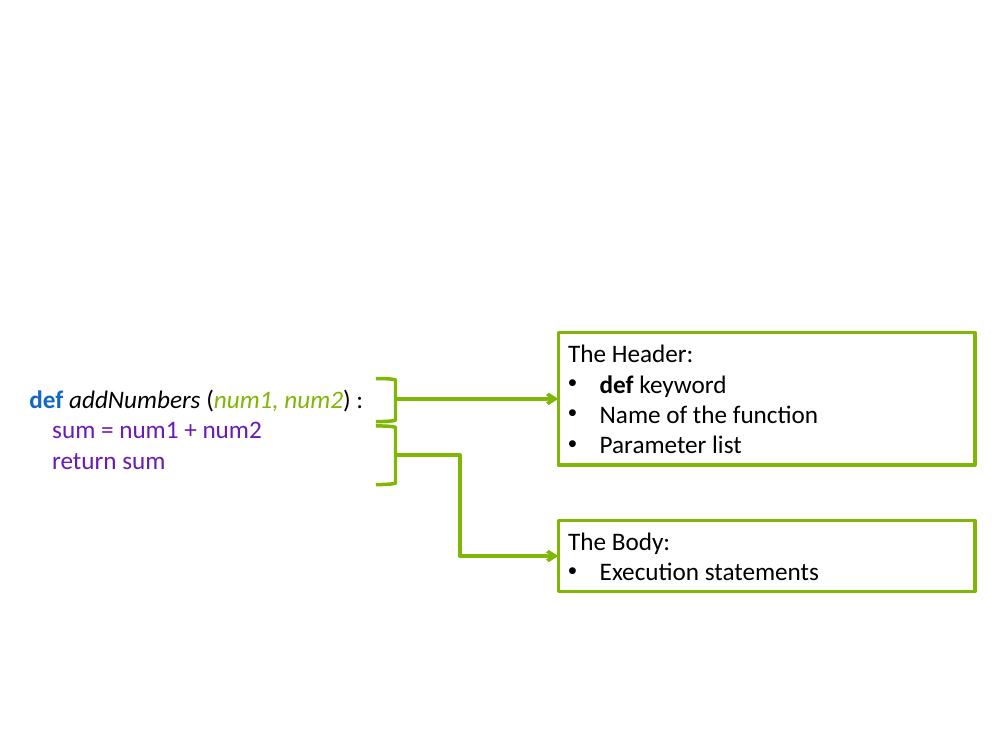
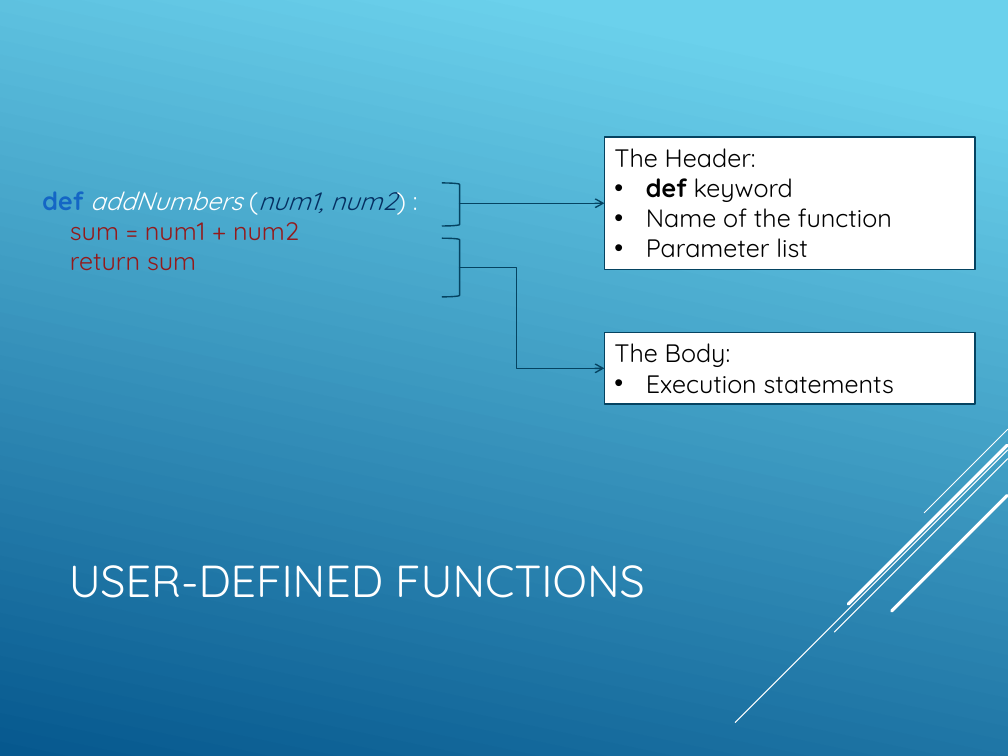
Before and after one commit to mmbader/PythonDojo, a slide deck: slide 4 of slides/klasse3.pptx. Drawn at 1008x756 pixels with LibreOffice and Linux fonts; fonts in the diff are those of the drawing; background and template pictures are left out. Boxes give left, top, right and bottom in pixels: in the first picture for what was removed or moved away, otherwise in the second. Text is boxed around its words. In the diff, an @@ line names an element or a change of style, - is before the commit and + after.

```diff
--- a/slides/klasse3.pptx
+++ b/slides/klasse3.pptx
@@ background picture (left out) to gradient #6ED2EB to #06588E @@
@@ rectangle "The Header:" resized from (x1=558, y1=333, x2=975, y2=465) to (x1=605, y1=137, x2=976, y2=269) @@
@@ rectangle "The Header:" at (x1=605, y1=137, x2=976, y2=269): font Calibri to Quicksand; outline #80B606 2.5 pt to #054361 1 pt @@
@@ text "def addNumbers (num1, num2) :" moved from (x1=29, y1=389, x2=350, y2=469) to (x1=42, y1=191, x2=396, y2=270) @@
@@ text "def addNumbers (num1, num2) :" at (x1=42, y1=191, x2=396, y2=270): font Calibri to Quicksand; text colour #000000 to #FFFFFF in "addNumbers (num1, num2) :"; text colour #80B606 to #052F61 in "(num1, num2)"; text colour #6A1BB4 to #941A1B in "sum = num1 + num2", "return sum" @@
@@ right bracket at (x1=443, y1=182, x2=460, y2=226): outline #80B606 2.5 pt to #054361 1 pt @@
@@ right bracket moved from (x1=376, y1=379, x2=395, y2=422) to (x1=443, y1=182, x2=460, y2=226) @@
@@ arrow moved from (395, 399) - (558, 399) to (460, 204) - (605, 204) @@
@@ arrow (460, 204) - (605, 204): stroke #80B606 2.5 pt to #054361 1 pt @@
@@ right bracket moved from (x1=376, y1=426, x2=395, y2=485) to (x1=443, y1=238, x2=460, y2=296) @@
@@ right bracket at (x1=443, y1=238, x2=460, y2=296): outline #80B606 2.5 pt to #054361 1 pt @@
@@ elbow arrow moved from (395, 456) - (558, 556) to (460, 267) - (605, 368) @@
@@ elbow arrow (460, 267) - (605, 368): stroke #80B606 2.5 pt to #054361 1 pt @@
@@ rectangle "The Body:" at (x1=605, y1=333, x2=976, y2=404): font Calibri to Quicksand; outline #80B606 2.5 pt to #054361 1 pt @@
@@ rectangle "The Body:" resized from (x1=558, y1=520, x2=975, y2=592) to (x1=605, y1=333, x2=976, y2=404) @@
@@ group added at (x1=736, y1=429, x2=1008, y2=723): 5 lines @@
@@ title at (x1=69, y1=565, x2=645, y2=598): text changed; size 46 to 32 pt; font Calibri to Quicksand @@
-User-defined Functions
+USER-DEFINED FUNCTIONS
```
Also in this commit, not shown: 12 other slides changed, 9 other files.
